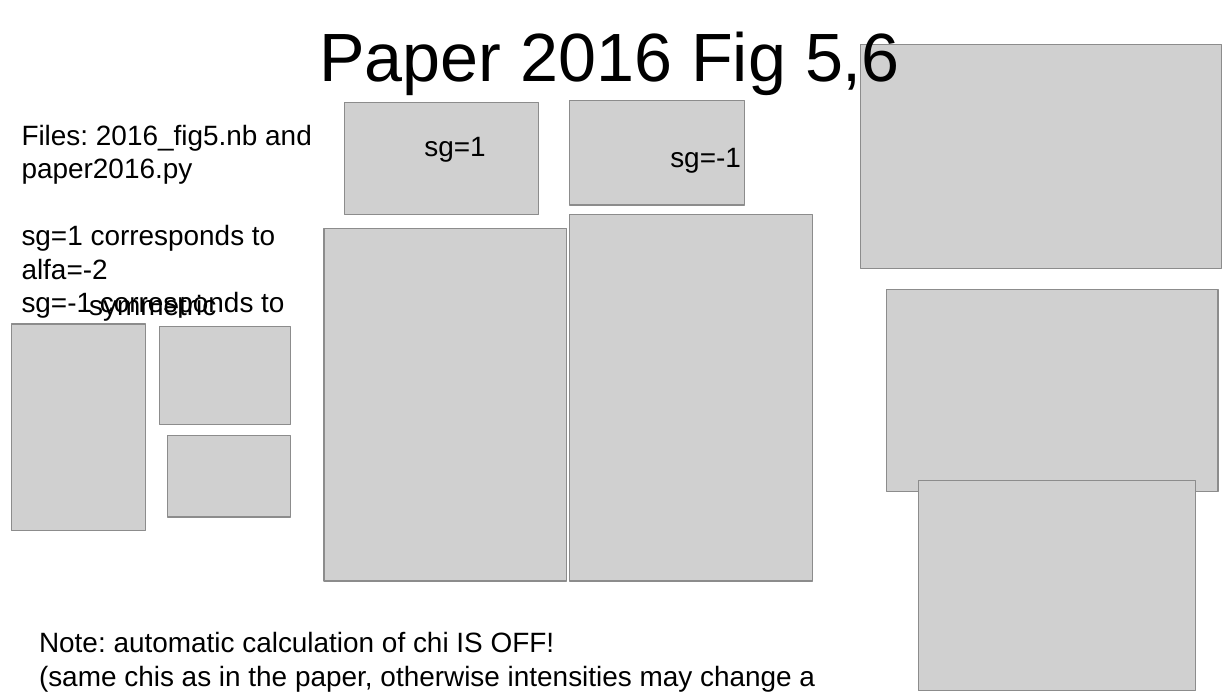
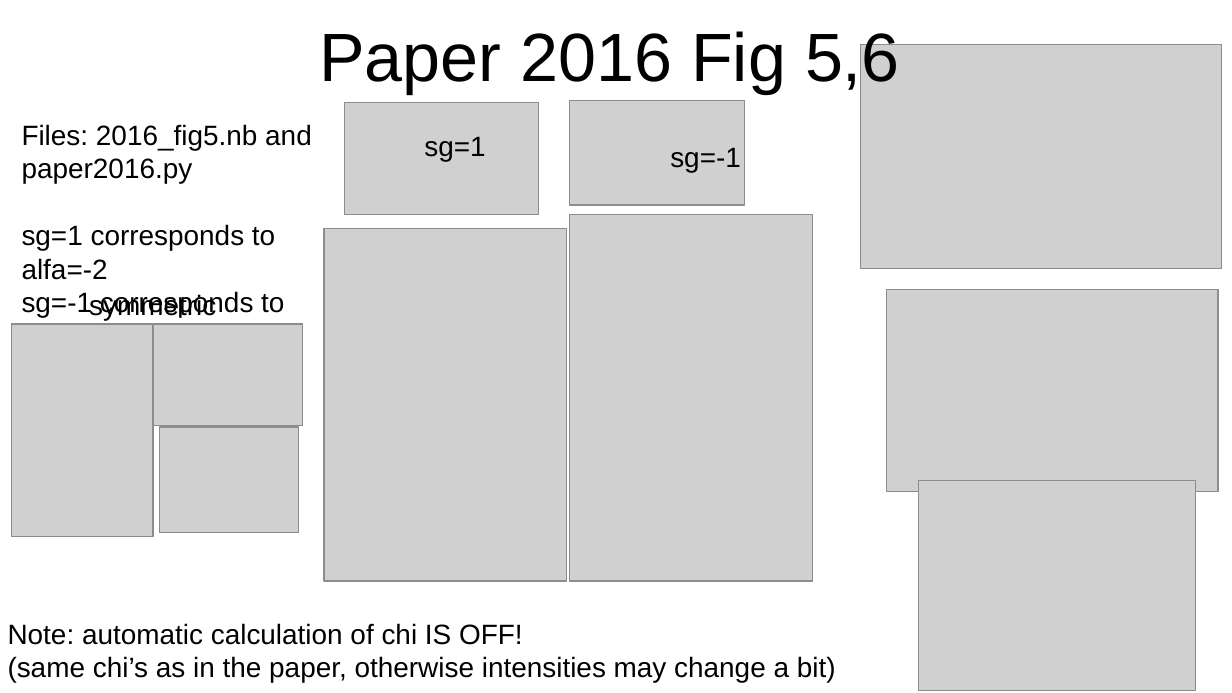
Before and after one commit to srio/paper-guigay-resources, a slide deck: slide 5 of scripts_new/extra/PaperGuigay2016v2.pptx. Drawn at 1232x693 pixels with LibreOffice and Linux fonts; fonts in the diff are those of the drawing; grey boxes stand for pictures. Boxes give left, top, right and bottom in pixels: in the first picture for what was removed or moved away, otherwise in the second. Text is boxed around its words. In the diff, an @@ line names an element or a change of style, - is before the commit and + after.

```diff
--- a/scripts_new/extra/PaperGuigay2016v2.pptx
+++ b/scripts_new/extra/PaperGuigay2016v2.pptx
@@ picture: place and size @@
-picture at [11,324,145,531]
+picture at [11,324,153,537]
@@ picture: place and size @@
-picture at [160,326,291,425]
+picture at [153,324,303,425]
@@ picture: place and size @@
-picture at [168,436,291,518]
+picture at [160,427,300,533]
@@ text "Note: automatic calculation of chi ...": place and size @@
-text "Note: automatic calculation of chi ..." at [39,631,815,691]
+text "Note: automatic calculation of chi ..." at [8,623,836,683]
@@ text at [8,656,836,683]: text changed @@
-(same chis as in the paper, otherwise intensities may change a bit)
+(same chi’s as in the paper, otherwise intensities may change a bit)
```
Also in this commit, not shown: 5 other slides changed, 1 other file.
